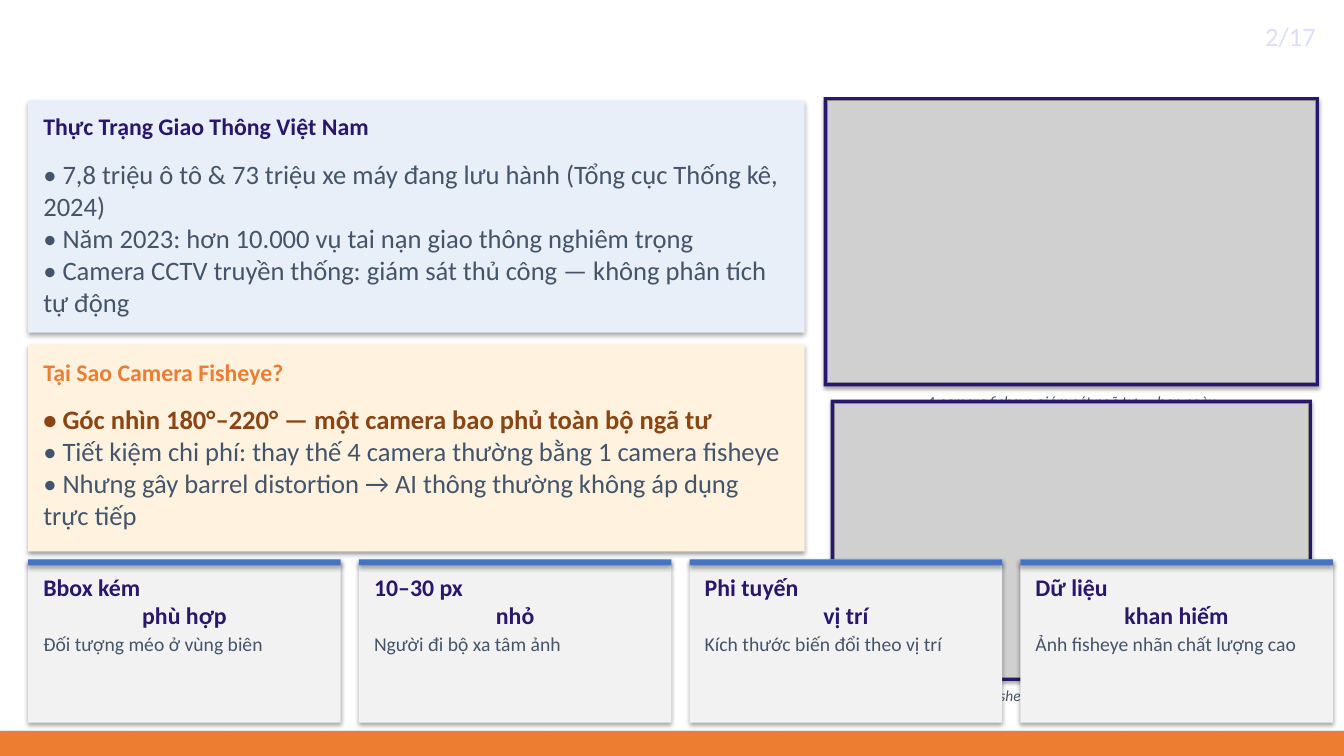
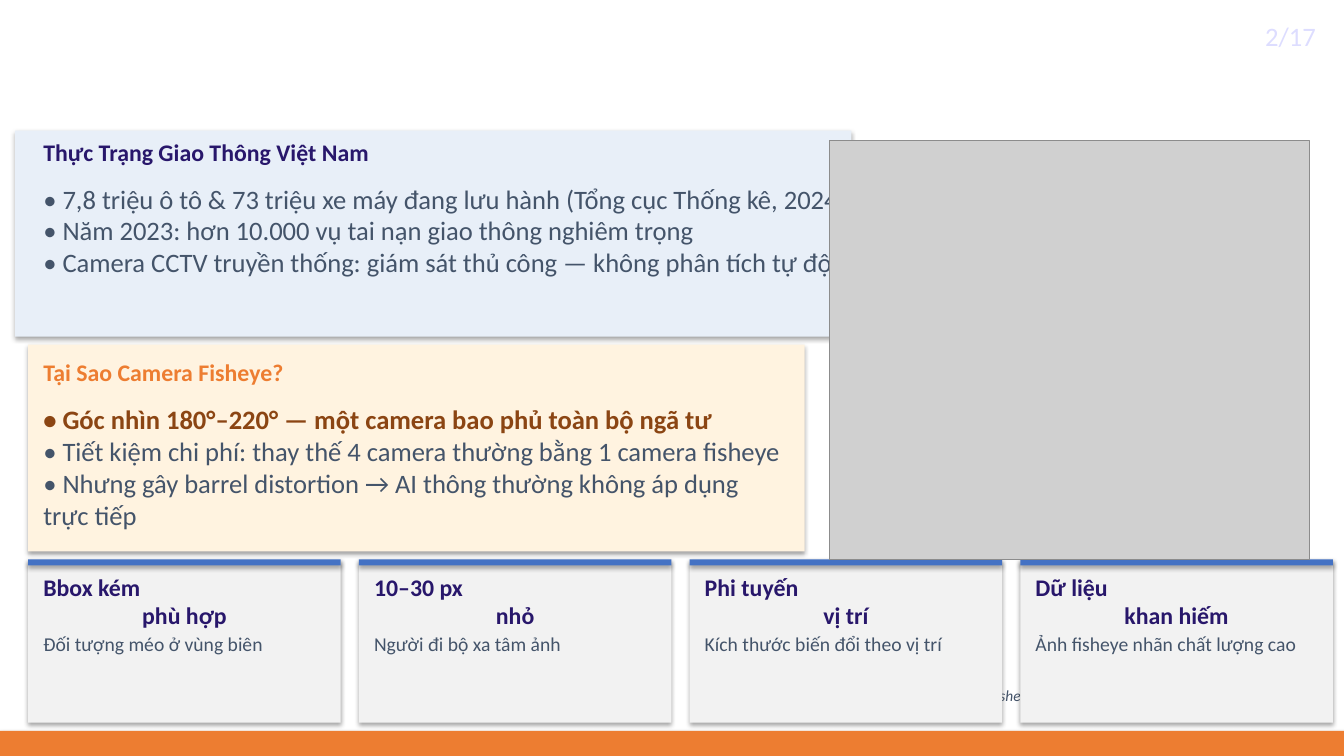
Before and after one commit to Paxx2303/DATN, a slide deck: slide 2 of BaoVe_NguyenQuocNam_221220938.pptx. Drawn at 1344x756 pixels with LibreOffice and Linux fonts; fonts in the diff are those of the drawing; grey boxes stand for pictures; background and template pictures are left out. Boxes give left, top, right and bottom in pixels: in the first picture for what was removed or moved away, otherwise in the second. Text is boxed around its words. In the diff, an @@ line names an element or a change of style, - is before the commit and + after.

```diff
--- a/BaoVe_NguyenQuocNam_221220938.pptx
+++ b/BaoVe_NguyenQuocNam_221220938.pptx
@@ rectangle removed at bbox=[824, 97, 1319, 386] @@
@@ rectangle: place and size @@
-rectangle at bbox=[28, 101, 805, 333]
+rectangle at bbox=[15, 131, 851, 337]
@@ text "Thực Trạng Giao Thông Việt ...": place and size @@
-text "Thực Trạng Giao Thông Việt ..." at bbox=[43, 118, 369, 140]
+text "Thực Trạng Giao Thông Việt ..." at bbox=[43, 144, 369, 166]
@@ picture: place and size @@
-picture at bbox=[827, 101, 1315, 383]
+picture at bbox=[830, 141, 1309, 560]
@@ text "• 7,8 triệu ô tô ..." rewrapped from bbox=[43, 163, 778, 317] to bbox=[63, 187, 858, 279] @@
@@ rectangle removed at bbox=[831, 399, 1312, 681] @@
@@ picture removed at bbox=[834, 403, 1308, 678] @@
@@ text removed at bbox=[927, 394, 1215, 404] @@
-4-camera fisheye giám sát ngã tư — ban ngày
```
Also in this commit, not shown: 9 other slides changed, 1 slide added, 2 other files.
